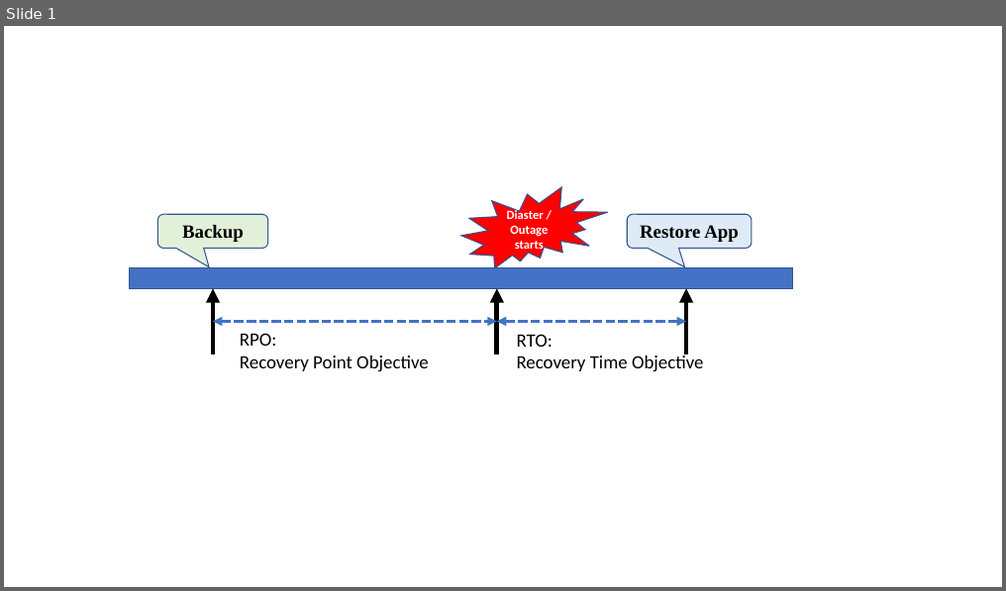
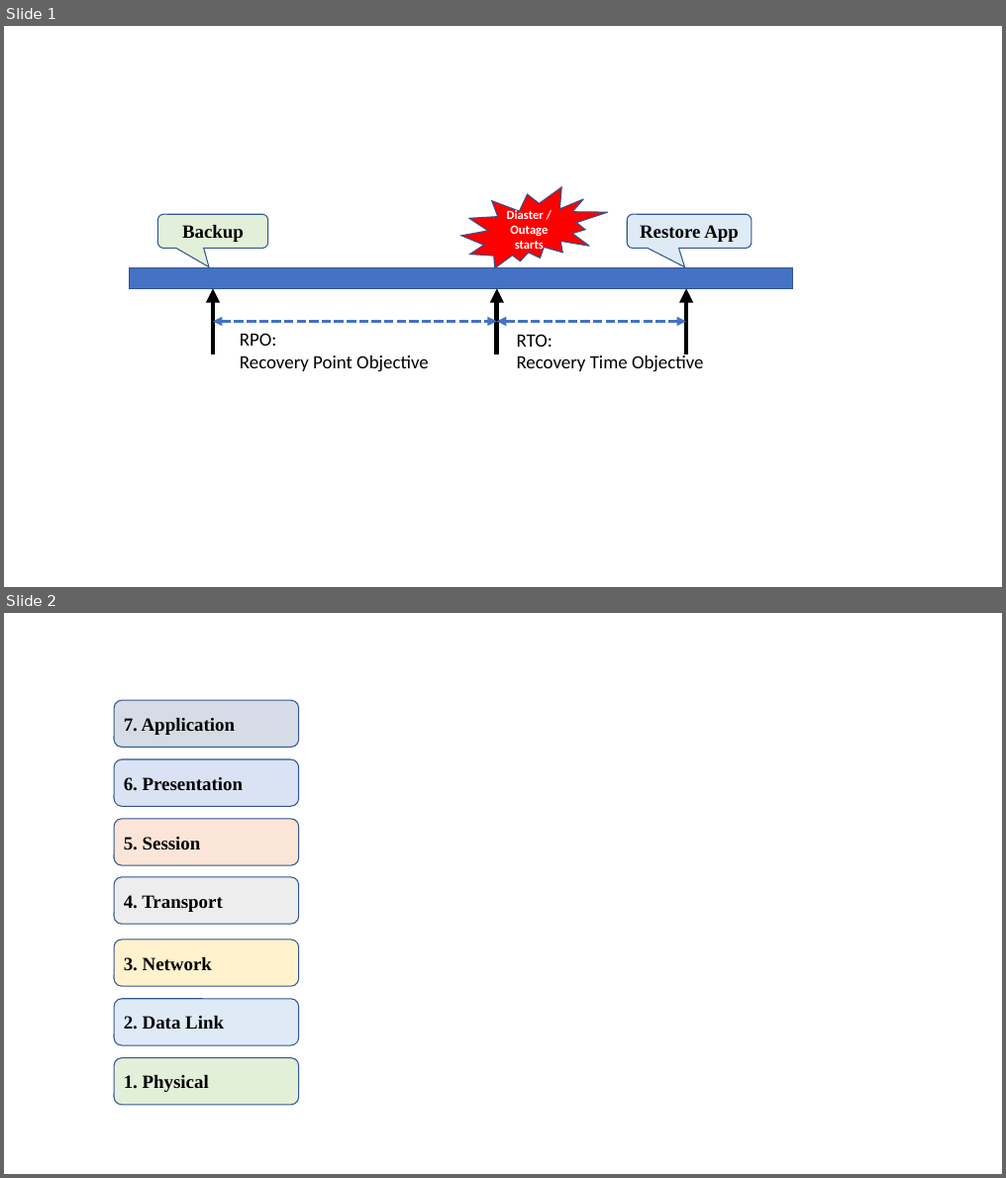
Before and after one commit to kirandhamodharan/studynotes, a slide deck: aws/notes.ptx.pptx. Shown one above the other, each under a label of ours: slide 1 before the commit, slides 1 and 2 after it. The pictures are 1006x591 and 1006x1178 pixels, drawn with LibreOffice and Linux fonts; fonts in the diff are those of the drawing. Boxes give left, top, right and bottom in pixels: in the first picture for what was removed or moved away, otherwise in the second. Text is boxed around its words. In the diff, an @@ line names an element or a change of style, - is before the commit and + after.

```diff
--- a/aws/notes.ptx.pptx
+++ b/aws/notes.ptx.pptx
@@ slide 2 added at (4, 613, 1002, 1174), background #FFFFFF @@
@@ rounded rectangle added at (114, 700, 299, 747), fill #D6DCE5, outline #325491 1 pt, 18 pt, text #000000, bold @@
+7. Application
@@ rounded rectangle added at (114, 760, 299, 806), fill #DAE3F3, outline #325491 1 pt, 18 pt, text #000000, bold @@
+6. Presentation
@@ rounded rectangle added at (114, 819, 299, 865), fill #FBE5D6, outline #325491 1 pt, 18 pt, text #000000, bold @@
+5. Session
@@ rounded rectangle added at (114, 877, 299, 924), fill #EDEDED, outline #325491 1 pt, 18 pt, text #000000, bold @@
+4. Transport
@@ rounded rectangle added at (114, 940, 299, 986), fill #FFF2CC, outline #325491 1 pt, 18 pt, text #000000, bold @@
+3. Network
@@ rounded rectangle added at (114, 999, 299, 1046), fill #DEEBF7, outline #325491 1 pt, 18 pt, text #000000, bold @@
+2. Data Link
@@ rounded rectangle added at (114, 1059, 299, 1105), fill #E2F0D9, outline #325491 1 pt, 18 pt, text #000000, bold @@
+1. Physical
```
Also in this commit, not shown: 1 other file.
